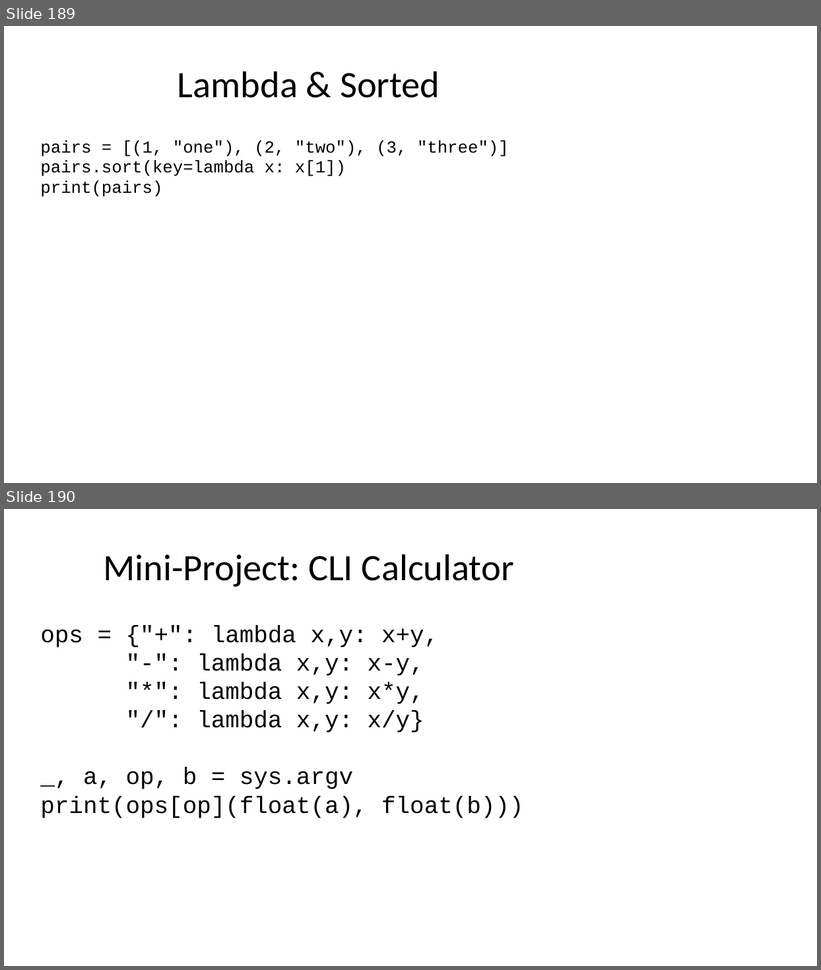
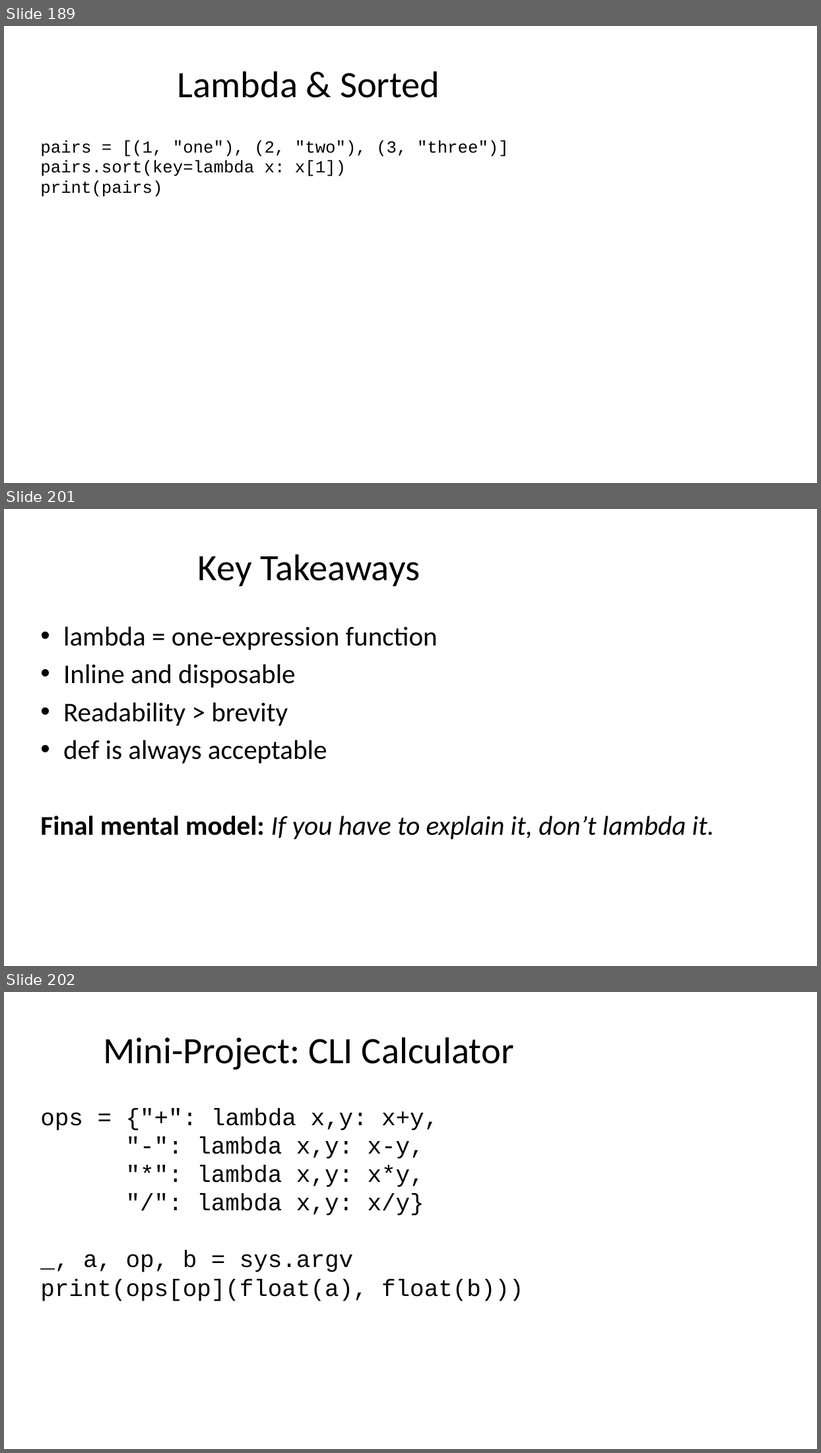
Before and after one commit to seanwhs/3-Day-Python-Crash-Course, a slide deck: Python_Crash_Course_2025.pptx. Shown one above the other, each under a label of ours: slides 189 and 190 before the commit, slides 189, 201 and 202 after it; the slides between them are not shown. The pictures are 821x970 and 821x1453 pixels, drawn with LibreOffice and Linux fonts; fonts in the diff are those of the drawing. Boxes give left, top, right and bottom in pixels: in the first picture for what was removed or moved away, otherwise in the second. Text is boxed around its words. In the diff, an @@ line names an element or a change of style, - is before the commit and + after.

```diff
--- a/Python_Crash_Course_2025.pptx
+++ b/Python_Crash_Course_2025.pptx
@@ slide 201 added at (x1=4, y1=509, x2=817, y2=966), background #FFFFFF @@
@@ title added at (x1=198, y1=554, x2=420, y2=586), 44 pt, text #000000 @@
+Key Takeaways
@@ text added at (x1=40, y1=626, x2=715, y2=840), 32 pt, text #000000 @@
+• lambda = one-expression function
+• Inline and disposable
+• Readability > brevity
+• def is always acceptable
+Final mental model: If you have to explain it, don’t lambda it.
@@ what was slide 190 is now slide 202 @@
```
Also in this commit, not shown: 11 other slides added.
